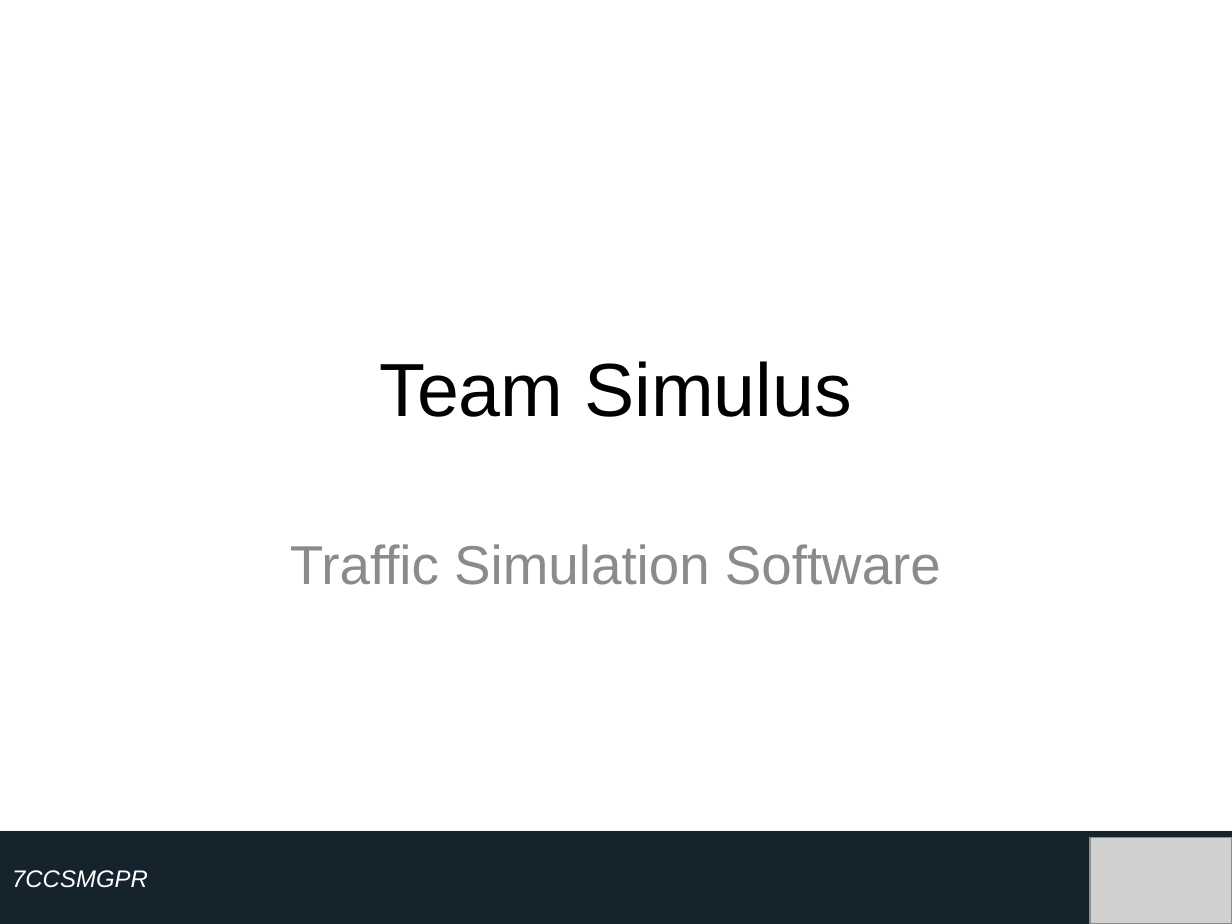
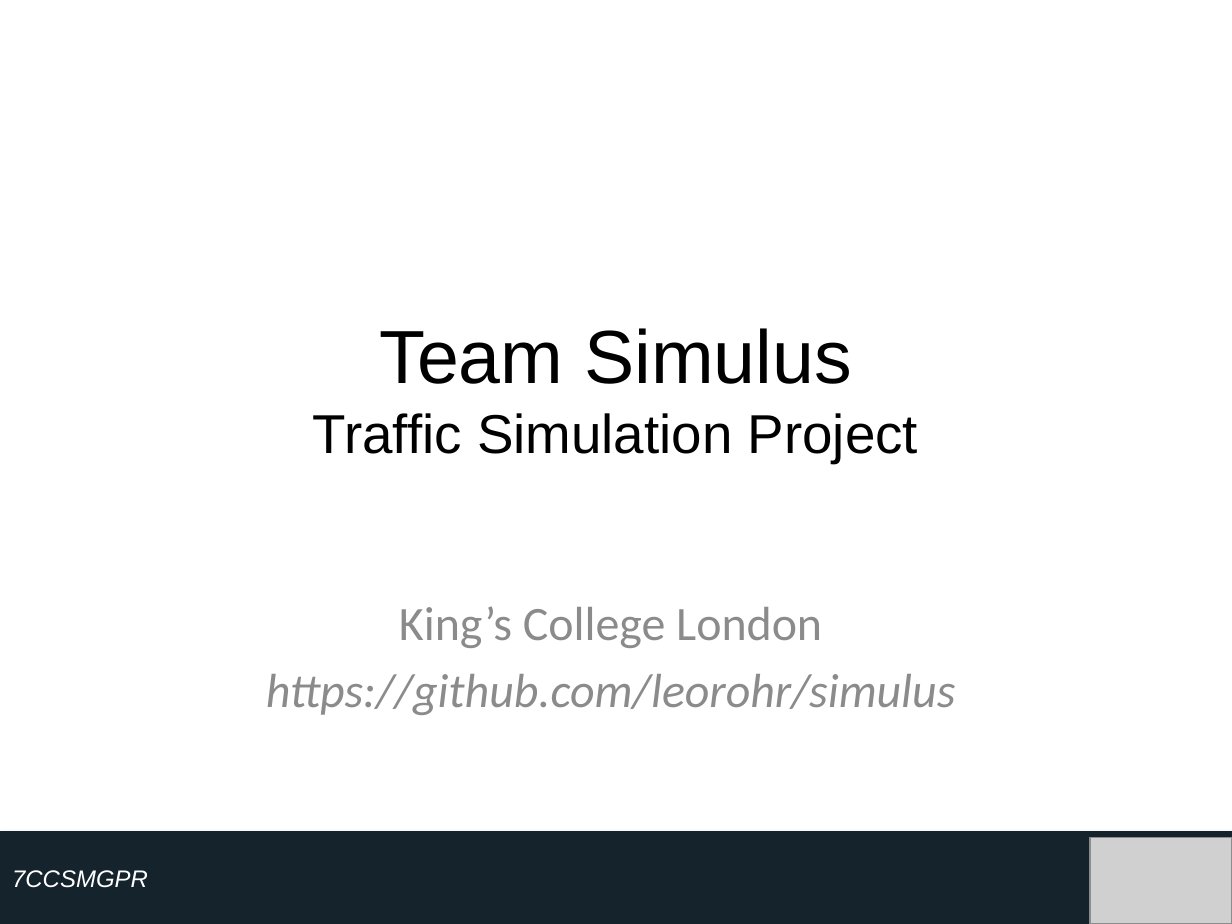
Before and after one commit to leorohr/simulus, a slide deck: slide 1 of doc/Reports/01 - Initial Report/03 - Presentation/Presentation.pptx. Drawn at 1232x924 pixels with LibreOffice and Linux fonts; fonts in the diff are those of the drawing; grey boxes stand for pictures. Boxes give left, top, right and bottom in pixels: in the first picture for what was removed or moved away, otherwise in the second. Text is boxed around its words. In the diff, an @@ line names an element or a change of style, - is before the commit and + after.

```diff
--- a/doc/Reports/01 - Initial Report/03 - Presentation/Presentation.pptx
+++ b/doc/Reports/01 - Initial Report/03 - Presentation/Presentation.pptx
@@ title at bbox=[313, 328, 918, 463]: text changed; size 44 to 32 pt @@
-Team Simulus
+Team Simulus
+Traffic Simulation Project
@@ subtitle at bbox=[266, 606, 956, 715]: text changed; size 32 to 28 pt; font Arial to Calibri; italic on @@
-Traffic Simulation Software
+King’s College London
+https://github.com/leorohr/simulus
```
Also in this commit, not shown: 2 other slides changed, 2 slides added.
